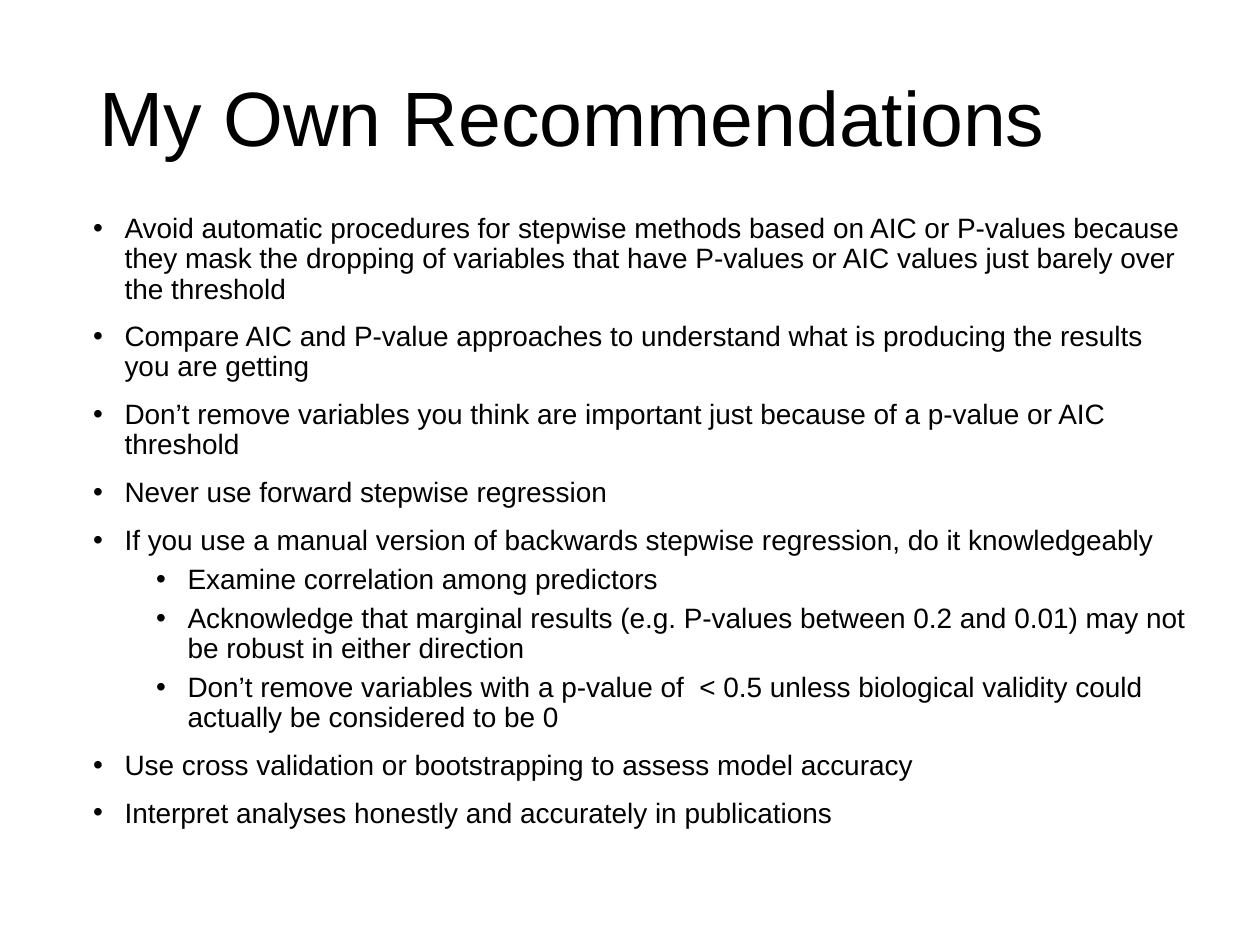
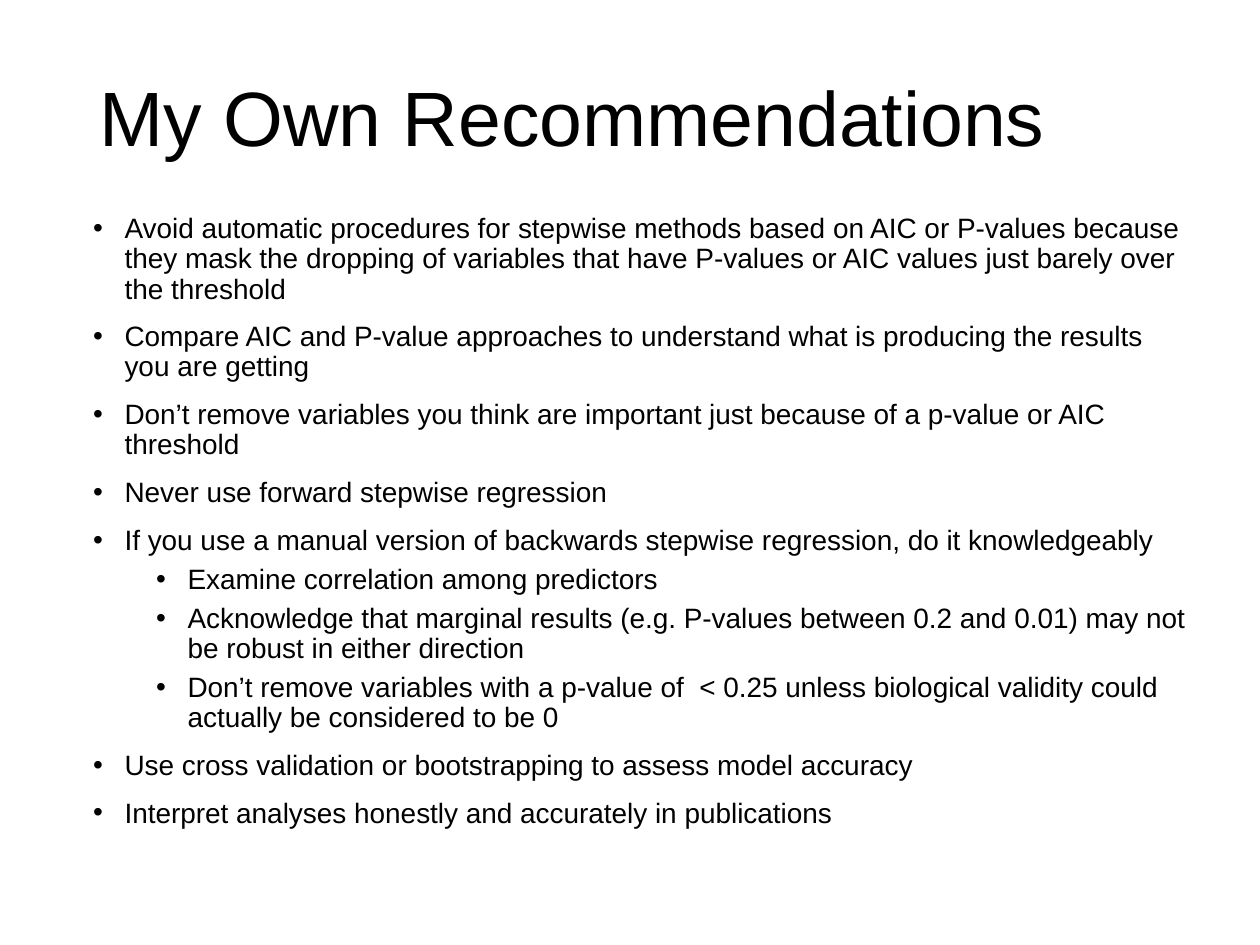
Before and after one commit to VTQuantMethodsEEB/klangwig, a slide deck: slide 39 of lectures/le111_model_selection.pptx. Drawn at 1260x945 pixels with LibreOffice and Linux fonts; fonts in the diff are those of the drawing. Boxes give left, top, right and bottom in pixels: in the first picture for what was removed or moved away, otherwise in the second. Text is boxed around its words. In the diff, an @@ line names an element or a change of style, - is before the commit and + after.

```diff
--- a/lectures/le111_model_selection.pptx
+++ b/lectures/le111_model_selection.pptx
@@ text at (x1=188, y1=676, x2=1158, y2=732): text changed @@
-  • Don’t remove variables with a p-value of < 0.5 unless biological validity could actually be considered to be 0
+  • Don’t remove variables with a p-value of < 0.25 unless biological validity could actually be considered to be 0
```
Also in this commit, not shown: 4 other slides changed, 3 other files.
